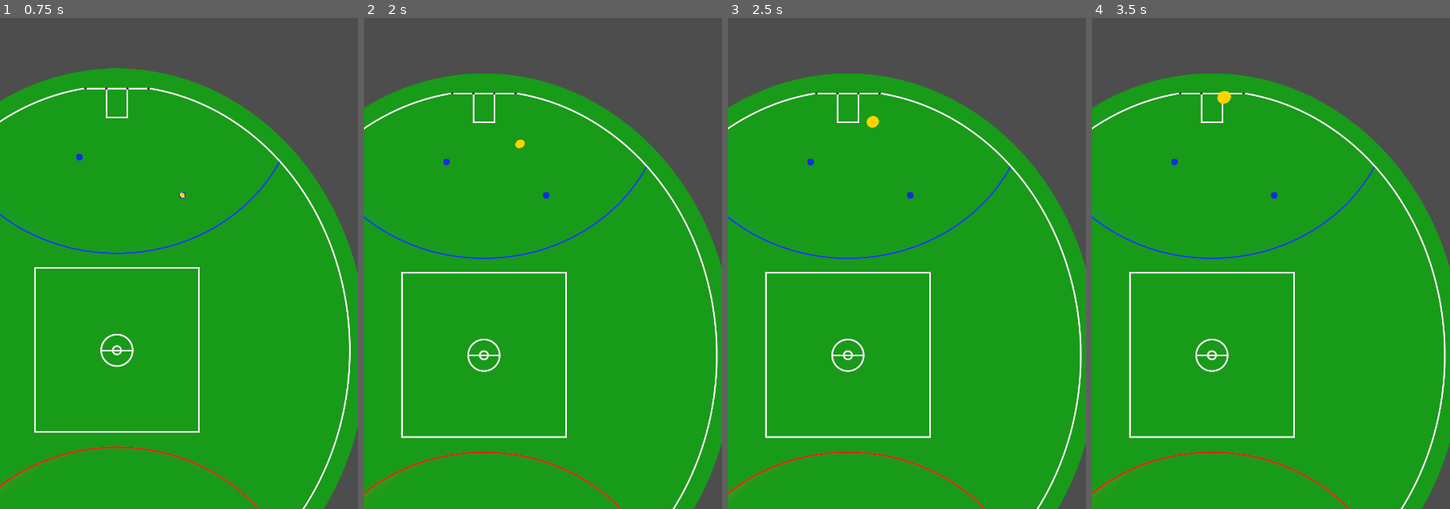
Above: before the commit, frames 1-4 (left to right).
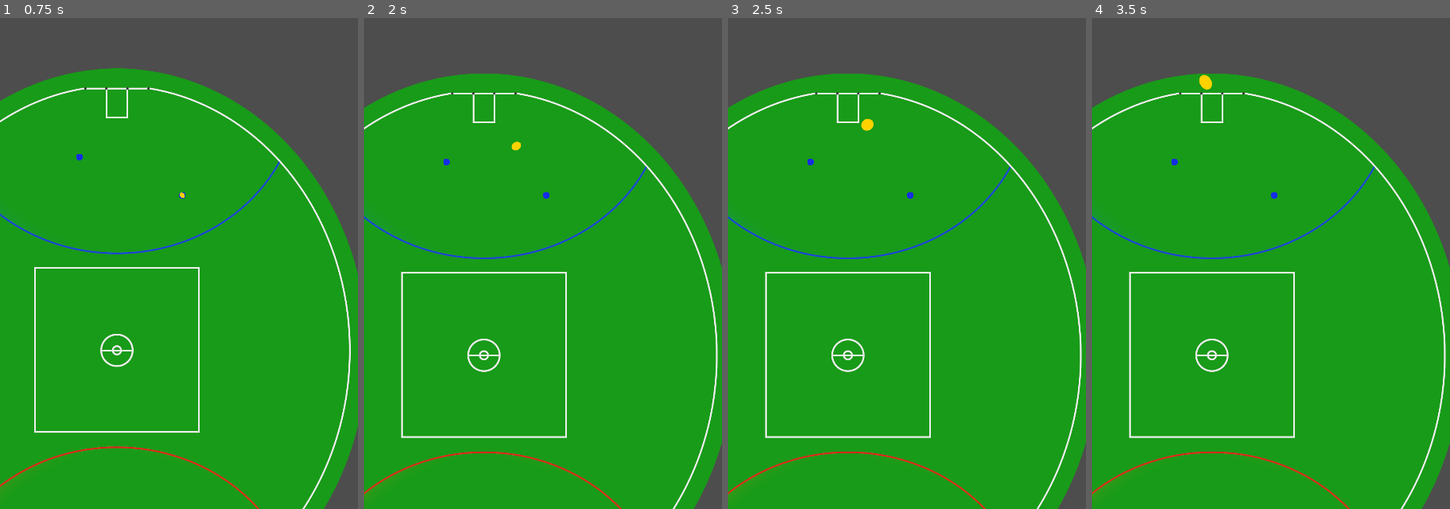
Above: after the commit, the same moments.

Repository: smartshark27/flat-footy
Game: Godot game, scene res://scenes/match.tscn
Same seed, same stepped clock (60 frames per second), same inputs: the game is played once before the commit and once after it.
Inputs:
- Up to frame 1 (0.75 s): tap Enter at 0.5 s
- Up to frame 2 (2 s): tap Space at 1.25 s
- Up to frame 3 (2.5 s): no input
- Up to frame 4 (3.5 s): no input

Frame 1 is identical in both runs. In frame 2, less than 0.1% of the frame differs, in the area x 41-45%, y 24-28%; in frame 3, less than 0.1%; in frame 4, 0.2%, in the area x 30-39%, y 11-18%.

Commit message:
Connect ball to out of bounds signal

Diff:
--- a/project/scripts/ball.gd
+++ b/project/scripts/ball.gd
@@ -11,6 +11,15 @@
 # Height of ball in metres
 # 1 is the lowest and means that ball is on ground or in player's possession
 var height: float = 1
+
+
+func _ready() -> void:
+	# Trigger function when ball exits boundary line
+	_get_stadium().get_node("Boundary").body_exited.connect(_on_ball_exited_boundary)
+
+
+func _on_ball_exited_boundary(ball: Node2D) -> void:
+	print("ball has crossed boundary")
 
 
 func _physics_process(delta: float) -> void:
--- a/project/scripts/player.gd
+++ b/project/scripts/player.gd
@@ -46,8 +46,12 @@
 	var kick_aim_length: float = maxf(MAX_KICK_METRES * Globals.PIXEL_PER_METRE,
 			_get_distance_from_goal() + 10)
 	var target_direction: Vector2 = (
-		_get_stadium().get_node("BlueGoalMiddle").global_position + Vector2(30, 0) - global_position
+		_get_stadium().get_node("BlueGoalMiddle").global_position - global_position
 	).normalized()
+	# Uncomment to temporarily change direction
+	#var target_direction: Vector2 = (
+		#_get_stadium().get_node("BlueGoalMiddle").global_position + Vector2(150, 0) - global_position
+	#).normalized()
 	var target_point: Vector2 = global_position + (target_direction * kick_aim_length)
 
 	var match_ball = BALL_SCENE.instantiate()
